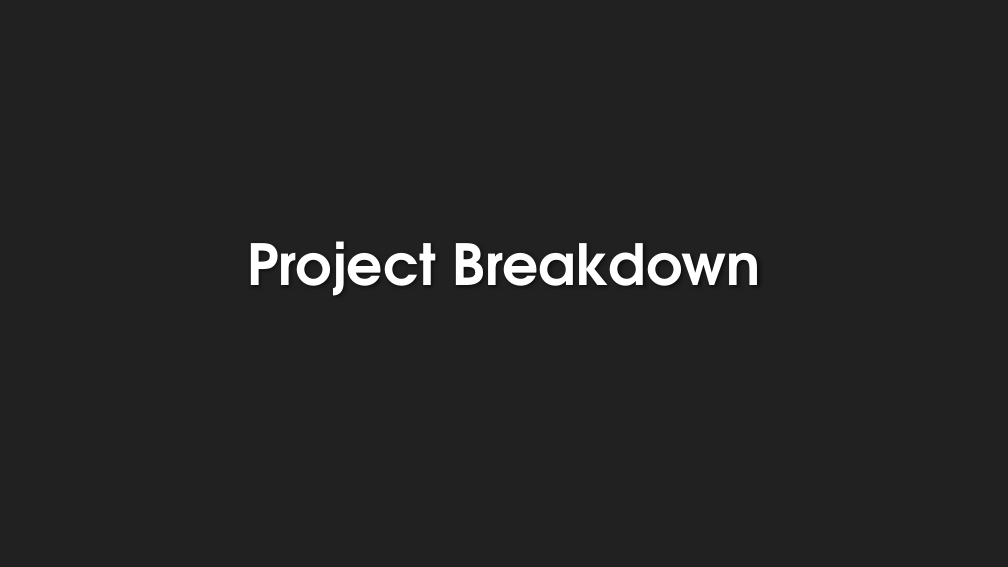
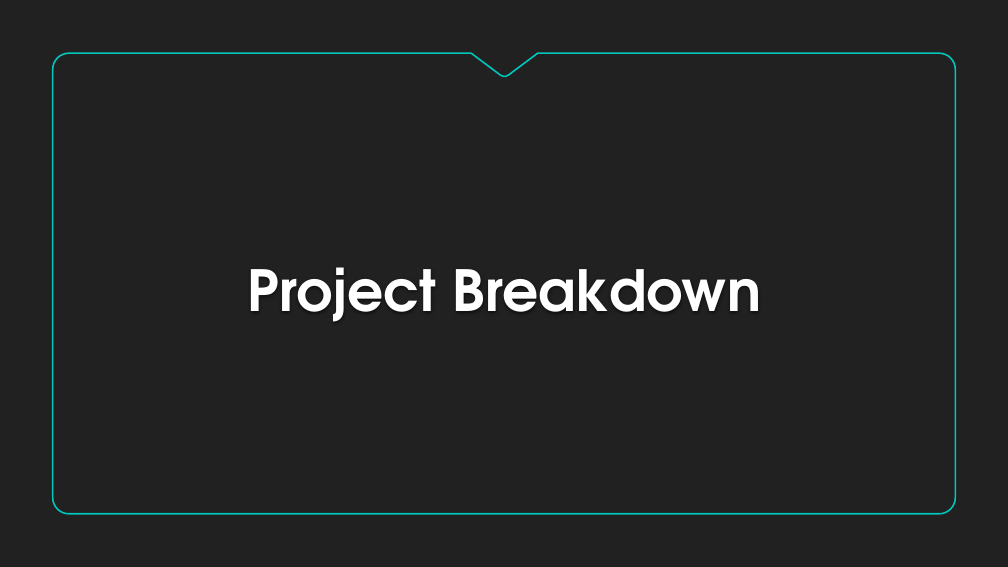
Before and after one commit to devquidevelopments/offline-map, a slide deck: slide 8 of Project/Presentation.pptx. Drawn at 1008x567 pixels with LibreOffice and Linux fonts; fonts in the diff are those of the drawing; background and template pictures are left out. Boxes give left, top, right and bottom in pixels: in the first picture for what was removed or moved away, otherwise in the second. Text is boxed around its words. In the diff, an @@ line names an element or a change of style, - is before the commit and + after.

```diff
--- a/Project/Presentation.pptx
+++ b/Project/Presentation.pptx
@@ freeform shape added at (53,53,956,513), outline #00C6BB 1.5 pt @@
@@ title "Project Breakdown": place and size @@
-title "Project Breakdown" at (247,241,760,296)
+title "Project Breakdown" at (247,267,761,322)
@@ title "Project Breakdown" at (247,267,761,322): vertical alignment top to bottom @@
```
Also in this commit, not shown: 6 other slides changed, 4 slides added, 2 slides removed.
